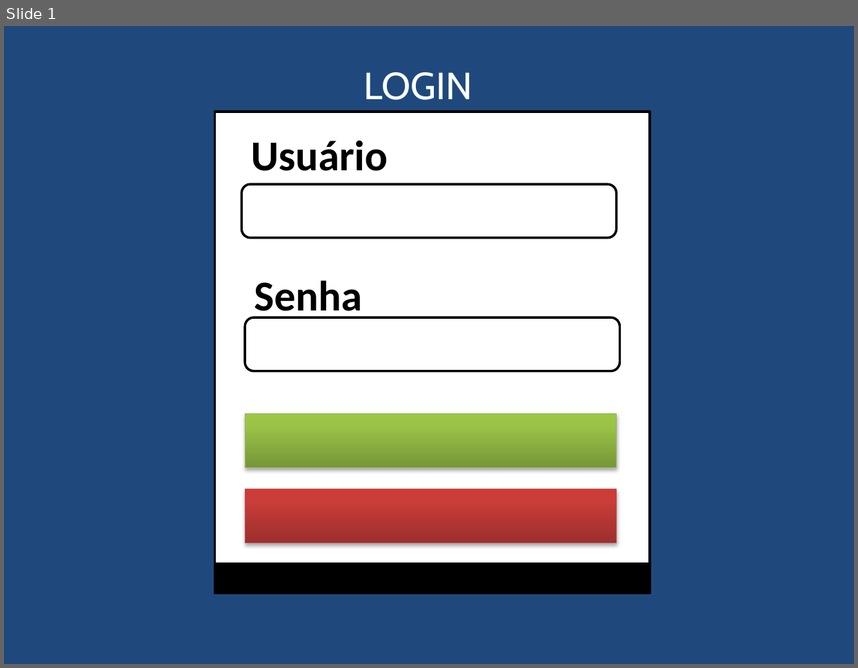
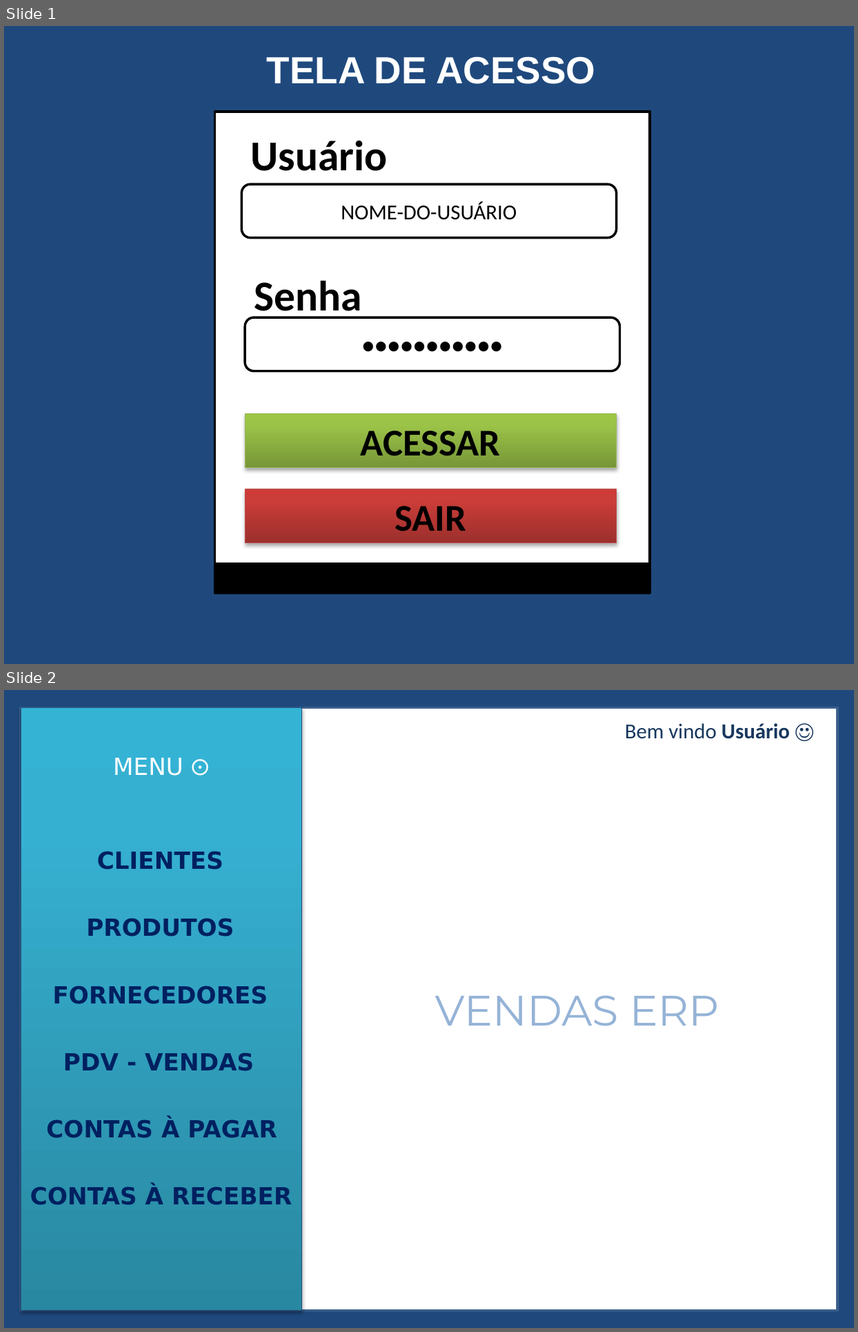
Before and after one commit to leandrovip/curso-etec, a slide deck: analise-sistemas/layouts.pptx. Shown one above the other, each under a label of ours: slide 1 before the commit, slides 1 and 2 after it. The pictures are 858x668 and 858x1332 pixels, drawn with LibreOffice and Linux fonts; fonts in the diff are those of the drawing. Boxes give left, top, right and bottom in pixels: in the first picture for what was removed or moved away, otherwise in the second. Text is boxed around its words. In the diff, an @@ line names an element or a change of style, - is before the commit and + after.

```diff
--- a/analise-sistemas/layouts.pptx
+++ b/analise-sistemas/layouts.pptx
@@ slide 2 added at (x1=4, y1=690, x2=854, y2=1328), background #1F497D @@
@@ rectangle added at (x1=21, y1=708, x2=838, y2=1310), fill #FFFFFF, outline #3A5F8C 2 pt @@
@@ rectangle added at (x1=21, y1=708, x2=302, y2=1310), fill gradient #2A88A2 to #37B1D2 to #34B4D6, outline #1F497D 0.75 pt @@
@@ text added at (x1=625, y1=723, x2=790, y2=739), 18 pt, text #17375E @@
+Bem vindo Usuário ☺
@@ text added at (x1=113, y1=758, x2=210, y2=776), 20 pt, text #FFFFFF @@
+MENU ⵙ
@@ text added at (x1=435, y1=995, x2=720, y2=1025), 36 pt, text #95B3D7 @@
+VENDAS ERP
@@ group added at (x1=30, y1=851, x2=292, y2=1205): 6 texts @@
+CLIENTES
+PRODUTOS
+FORNECEDORES
+PDV - VENDAS
+CONTAS À PAGAR
+CONTAS À RECEBER
@@ slide 1 changed as well @@
@@ text "TELA DE ACESSO" at (x1=267, y1=56, x2=595, y2=84): vertical alignment top to middle @@
@@ text at (x1=267, y1=56, x2=595, y2=84): text changed; font Cabin to Arial; bold on @@
-LOGIN
+TELA DE ACESSO
@@ text in rounded rectangle at (x1=341, y1=201, x2=517, y2=220): text added @@
+NOME-DO-USUÁRIO
@@ text in rounded rectangle at (x1=245, y1=318, x2=619, y2=371): text added @@
+●●●●●●●●●●●
@@ text in rectangle at (x1=361, y1=430, x2=501, y2=456): text added @@
+ACESSAR
@@ text in rectangle at (x1=395, y1=506, x2=466, y2=531): text added @@
+SAIR
```
Also in this commit, not shown: 11 other slides added.
